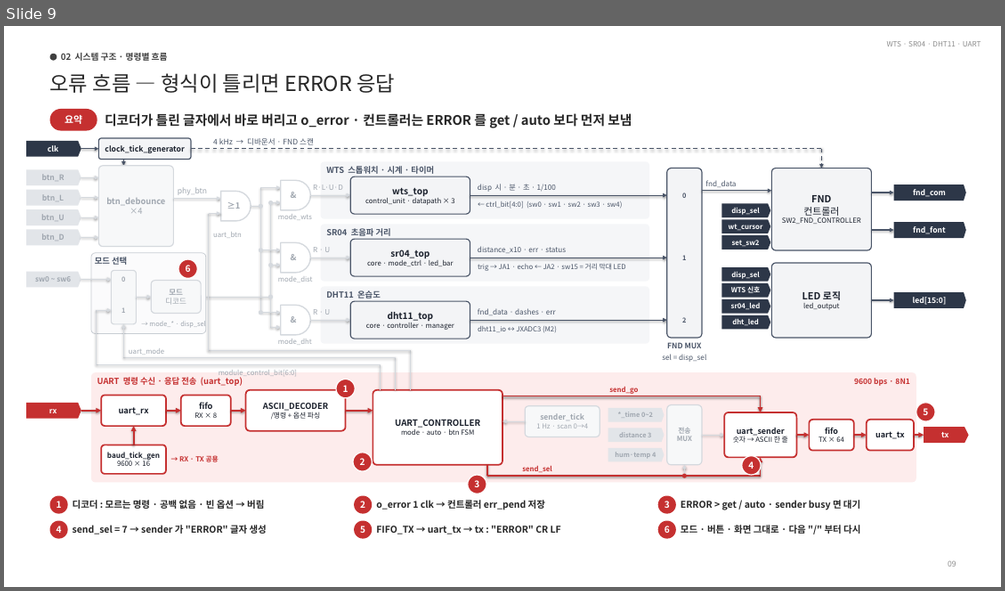
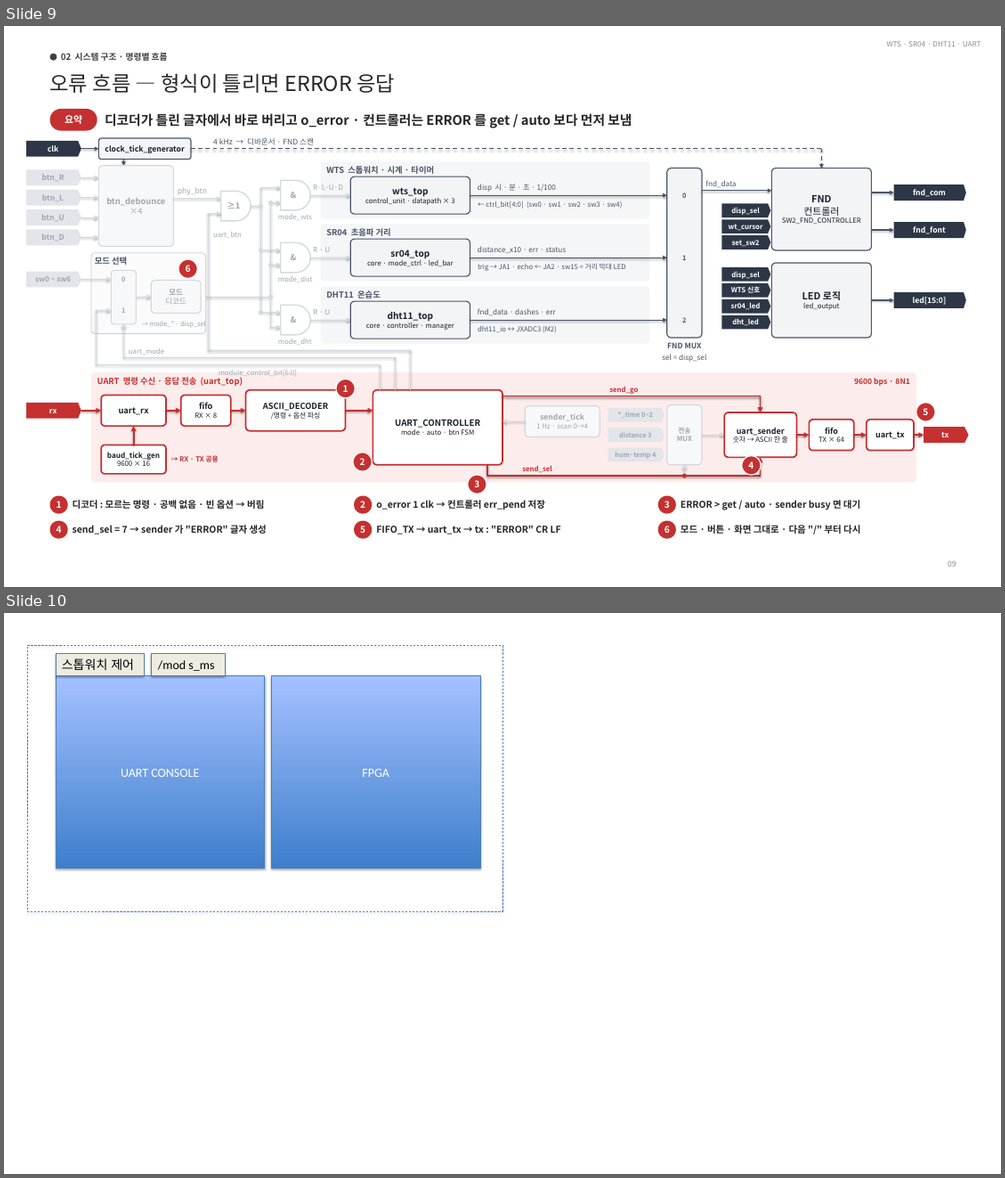
Before and after one commit to kimsacademy1234-max/BEST_Stop_watch_project, a slide deck: ahnsung/FINAL/ppt_make/merge_final_block_diagram.pptx. Shown one above the other, each under a label of ours: slide 9 before the commit, slides 9 and 10 after it. The pictures are 1005x591 and 1005x1178 pixels, drawn with LibreOffice and Linux fonts; fonts in the diff are those of the drawing. Boxes give left, top, right and bottom in pixels: in the first picture for what was removed or moved away, otherwise in the second. Text is boxed around its words. In the diff, an @@ line names an element or a change of style, - is before the commit and + after.

Commit message:
ppt 블록다이어그램

```diff
--- a/ahnsung/FINAL/ppt_make/merge_final_block_diagram.pptx
+++ b/ahnsung/FINAL/ppt_make/merge_final_block_diagram.pptx
@@ slide 10 added at box(4, 613, 1001, 1174), background #FFFFFF @@
@@ group added at box(27, 645, 502, 911): 5 rectangles @@
+UART CONSOLE
+FPGA
+/mod s_ms
+스톱워치 제어
```
Also in this commit, not shown: 1 other file.
